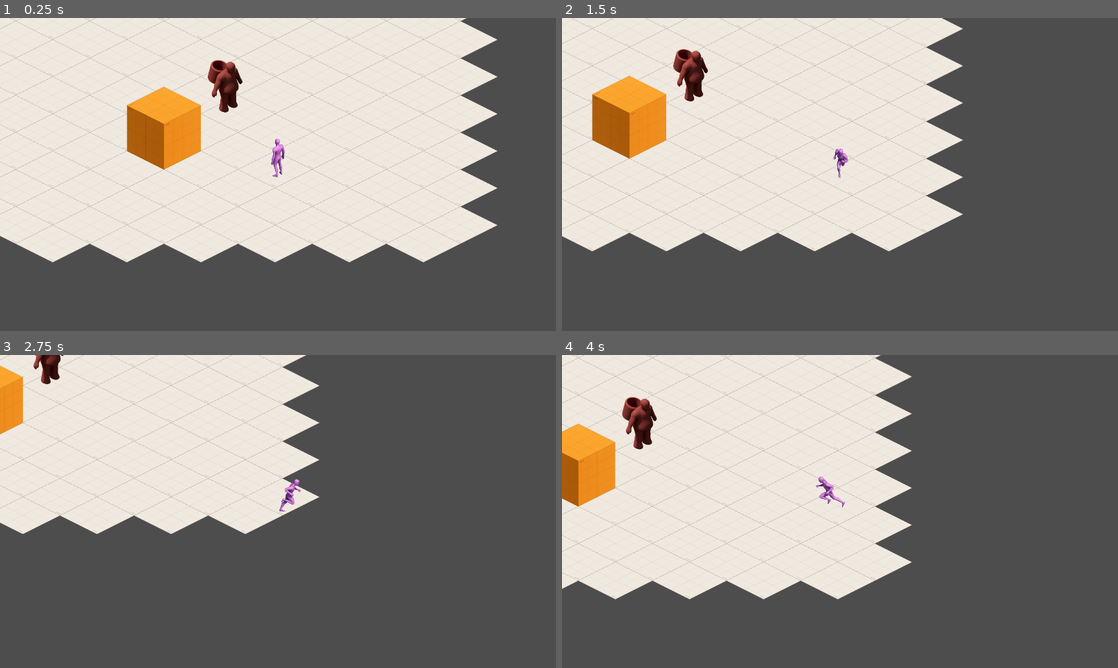
Above: before the commit, frames 1-4 (two rows, left to right).
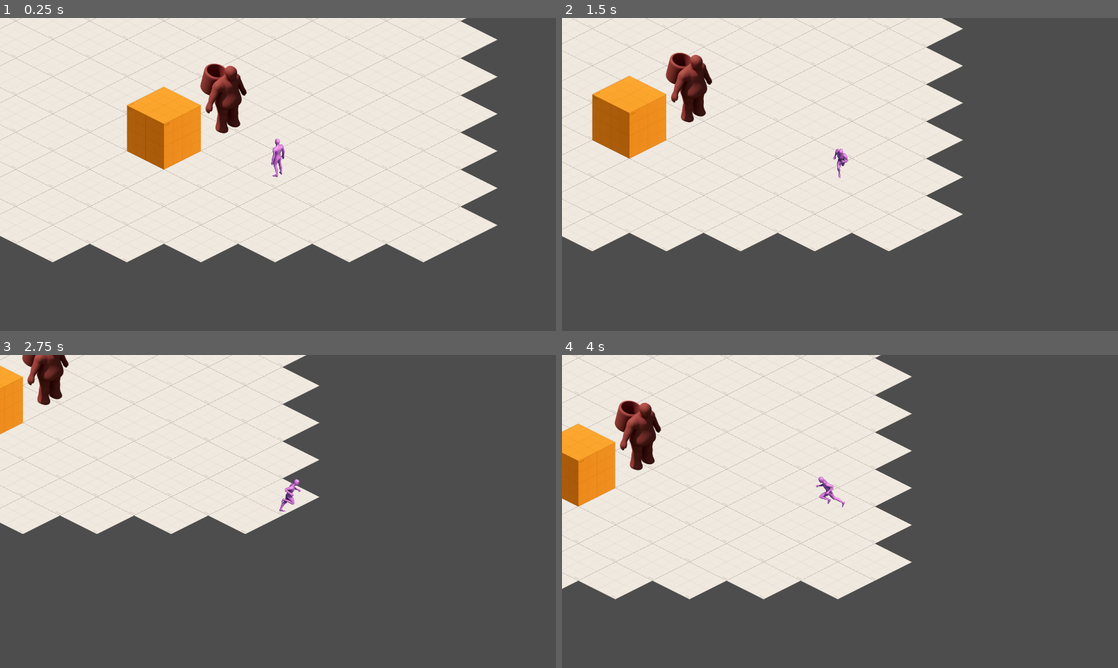
Above: after the commit, the same moments.

Repository: bradlycarpenter/Project-H-Phase-2
Game: Godot game, scene res://levels/test-levels/test-movement/scene/test_movement.tscn
Two runs of this game, one before a commit and one after it. Both use one fixed random seed, a clock stepped at 60 frames per second and the inputs below. This scene is started directly instead of the project's main scene.
Inputs:
- Up to frame 1 (0.25 s): no input
- Up to frame 2 (1.5 s): tap Enter at 0.5 s; hold D (move_right) 0.53-1.28 s; hold S (move_down) from 1.28 s (still down)
- Up to frame 3 (2.75 s): release S (move_down) at 2.03 s; hold D (move_right) from 2.03 s (still down)
- Up to frame 4 (4 s): release D (move_right) at 2.78 s; hold W (move_up) 2.78-3.53 s; hold A (move_left) from 3.53 s (still down)

The runs differ from the first frame. In frame 1, 1.0% of the frame differs, in the area x 36-45%, y 13-37%; in frame 2, 1.0%; in frame 3, 0.7%; in frame 4, 1.0%, in the area x 9-18%, y 13-37%.

Commit message:
Update mob_rock_thrower.tscn

Diff:
--- a/actors/test-actors/mobs/rock-thrower/scene/mob_rock_thrower.tscn
+++ b/actors/test-actors/mobs/rock-thrower/scene/mob_rock_thrower.tscn
@@ -79,10 +79,9 @@
 [node name="MobRockThrower" type="CharacterBody2D"]
 
 [node name="AnimatedSprite2D" type="AnimatedSprite2D" parent="."]
-scale = Vector2(0.75, 0.75)
 sprite_frames = SubResource("SpriteFrames_11w47")
 animation = &"idle_SE"
-offset = Vector2(2.725, -371.705)
+offset = Vector2(-0.885, -283.825)
 
 [node name="CollisionPolygon2D" type="CollisionPolygon2D" parent="."]
 position = Vector2(0, 33.3333)
